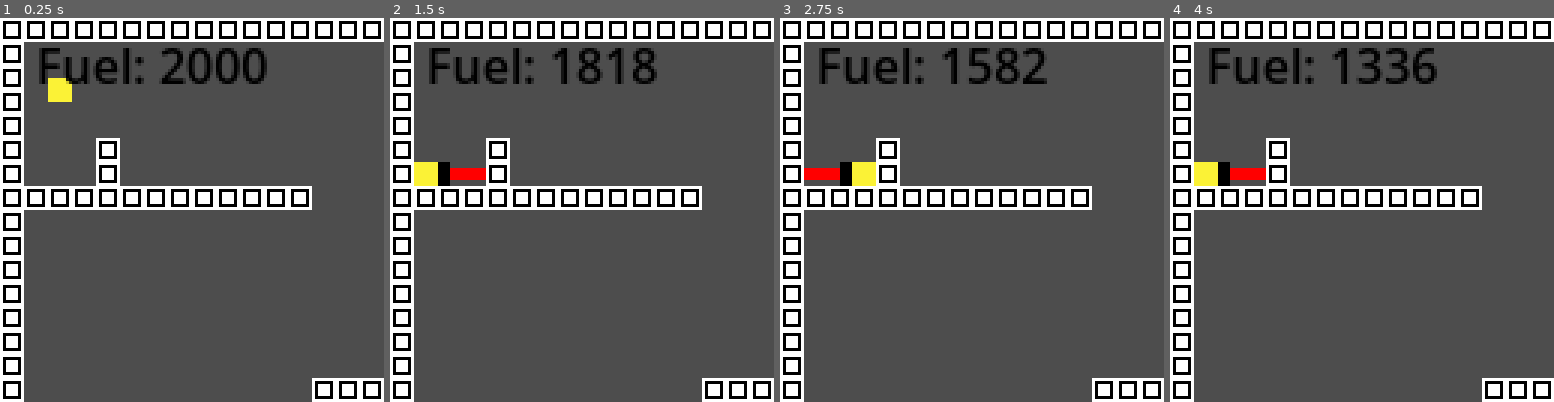
Above: before the commit, frames 1-4 (left to right).
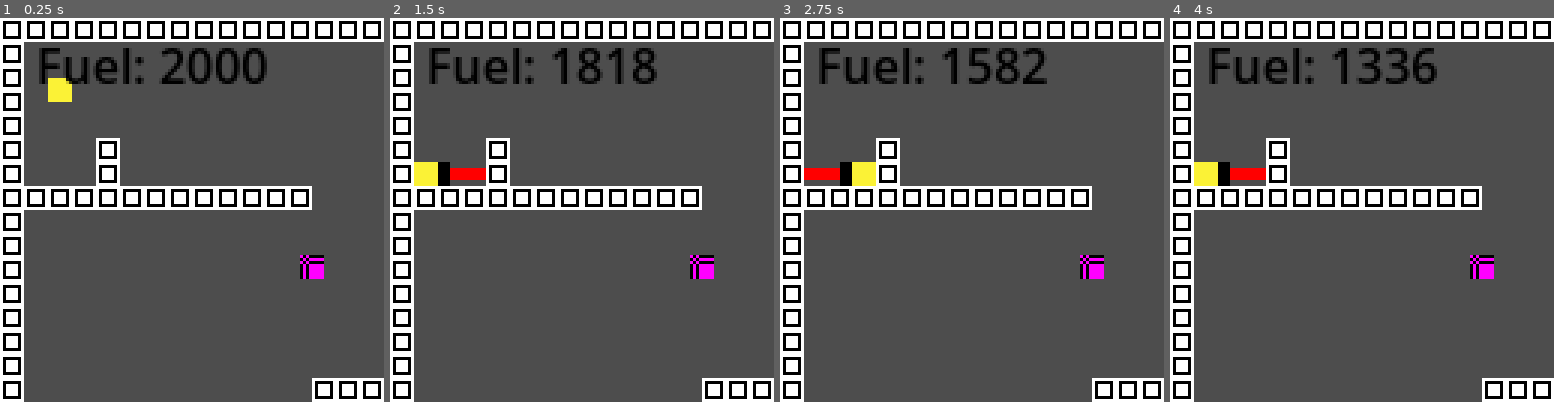
Above: after the commit, the same moments.

Repository: OSGH-web/balloon-movement-demo
Game: Godot game, scene res://scenes/levels/level2.tscn
Same seed, same stepped clock (60 frames per second), same inputs: the game is played once before the commit and once after it. This scene is started directly instead of the project's main scene. Sound files missing from this copy of the repository are replaced by a short silence.
Inputs:
- Up to frame 1 (0.25 s): no input
- Up to frame 2 (1.5 s): hold Right (ui_right) from 0.53 s (still down); tap Up (ui_up) at 0.77 s
- Up to frame 3 (2.75 s): tap Up (ui_up) at 1.52 s; release Right (ui_right) at 2.03 s; hold Left (ui_left) from 2.03 s (still down)
- Up to frame 4 (4 s): release Left (ui_left) at 2.78 s; hold Right (ui_right) from 2.78 s (still down); tap Up (ui_up) at 3.02, 3.77 s
The pictures show only the part of the screen within x 0-50%, y 0-50%; the shares and areas given below are measured in that part.

The runs differ from the first frame. In frame 1, 0.4% of the frame differs, in the area x 78-85%, y 61-68%; in frame 2, 0.4%; in frame 3, 0.4%; in frame 4, 0.4%.

Commit message:
add gas can power up

Diff:
--- /dev/null
+++ b/scenes/gas_can.tscn
@@ -0,0 +1,23 @@
+[gd_scene load_steps=5 format=3 uid="uid://cxdl0fqxwxba1"]
+
+[ext_resource type="Script" uid="uid://q67tvntu6pa4" path="res://scripts/gas_can.gd" id="1_lkxy0"]
+[ext_resource type="AudioStream" uid="uid://d2m4wnbjjnnvf" path="res://assets/sound_fx/powerUp.wav" id="2_jrew3"]
+
+[sub_resource type="PlaceholderTexture2D" id="PlaceholderTexture2D_lkxy0"]
+size = Vector2(8, 8)
+
+[sub_resource type="RectangleShape2D" id="RectangleShape2D_jrew3"]
+size = Vector2(8, 8)
+
+[node name="GasCan" type="Area2D"]
+collision_layer = 2
+script = ExtResource("1_lkxy0")
+
+[node name="Sprite2D" type="Sprite2D" parent="."]
+texture = SubResource("PlaceholderTexture2D_lkxy0")
+
+[node name="CollisionShape2D" type="CollisionShape2D" parent="."]
+shape = SubResource("RectangleShape2D_jrew3")
+
+[node name="AudioStreamPlayer" type="AudioStreamPlayer" parent="."]
+stream = ExtResource("2_jrew3")
--- a/scenes/levels/level2.tscn
+++ b/scenes/levels/level2.tscn
@@ -1,9 +1,10 @@
-[gd_scene load_steps=5 format=4 uid="uid://bjsumoyuna1v8"]
+[gd_scene load_steps=6 format=4 uid="uid://dmklvhegevgtg"]
 
 [ext_resource type="Script" uid="uid://lkphrvhitvd" path="res://scripts/level_base.gd" id="1_niitk"]
 [ext_resource type="PackedScene" uid="uid://b7jfvkf4edbjp" path="res://scenes/player.tscn" id="2_d5djh"]
 [ext_resource type="PackedScene" uid="uid://bnpihmeh3p65s" path="res://scenes/terrain.tscn" id="3_ok6xr"]
-[ext_resource type="Script" uid="uid://df1fbghclur2h" path="res://scripts/terrain.gd" id="4_dj4wq"]
+[ext_resource type="Script" uid="uid://df1fbghclur2h" path="res://scripts/terrain.gd" id="4_d5djh"]
+[ext_resource type="PackedScene" uid="uid://cxdl0fqxwxba1" path="res://scenes/gas_can.tscn" id="5_ok6xr"]
 
 [node name="LevelBase" type="Node2D"]
 script = ExtResource("1_niitk")
@@ -16,4 +17,10 @@
 
 [node name="Terrain" parent="." instance=ExtResource("3_ok6xr")]
 tile_map_data = PackedByteArray("AAABABEAAAADAAQAAAABABIAAAADAAQAAAABABMAAAADAAQAAAABABQAAAADAAQAAAABABUAAAADAAQAAAACAB …(8320 unchanged characters)…
-script = ExtResource("4_dj4wq")
+script = ExtResource("4_d5djh")
+
+[node name="GasCan" parent="." instance=ExtResource("5_ok6xr")]
+position = Vector2(104, 83)
+
+[node name="GasCan2" parent="." instance=ExtResource("5_ok6xr")]
+position = Vector2(142, 302)
--- /dev/null
+++ b/scripts/gas_can.gd
@@ -0,0 +1,23 @@
+extends Area2D
+
+@export var collect_sound: AudioStream
+@onready var audio_player = $AudioStreamPlayer
+@onready var sprite = $Sprite2D
+@onready var collision = $CollisionShape2D
+
+func _ready():
+	body_entered.connect(_on_body_entered)
+	if collect_sound:
+		audio_player.stream = collect_sound
+
+func _on_body_entered(body):
+	if body.is_in_group("player"):
+		body.FUEL += 1000
+		# Disable collision and hide sprite immediately
+		collision.set_deferred("disabled", true)
+		sprite.visible = false
+		# Play sound
+		audio_player.play()
+		# Delete after sound finishes
+		await audio_player.finished
+		queue_free()
Not shown: 1 places in scenes/levels/level1.tscn that only renumber resources
Not shown, added: scripts/gas_can.gd.uid
